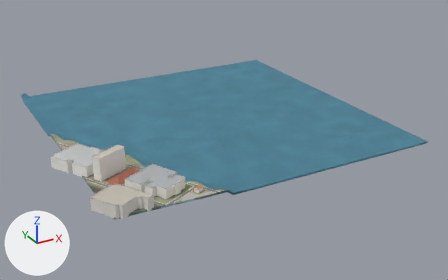
A saved change to the glTF model public/tiles/almada/t_2_4.glb.
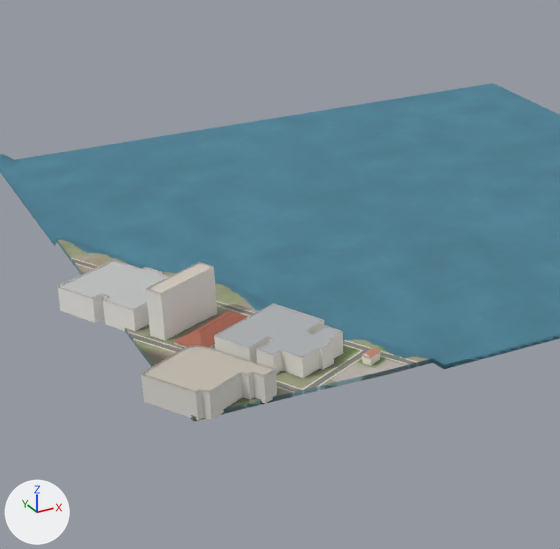
Old and new are each drawn whole from a 50 mm lens placed at (-1082.0, -5688.0, 378.0), pointed at (-630.0, -4866.0, -33.0) and again close up on the part from 5% to 64% of the width and 7% to 100% of the height. Arrows for +X, +Y and +Z are at lower left; the lights stay in place. The last two pictures show the newer version. Where no turn or scale is listed for an object, it has been applied to the vertices. Vertices at exactly the same position are counted once.

Objects in the first close-up: 'buildings', 'terrain'.
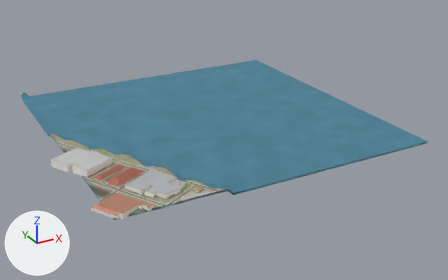
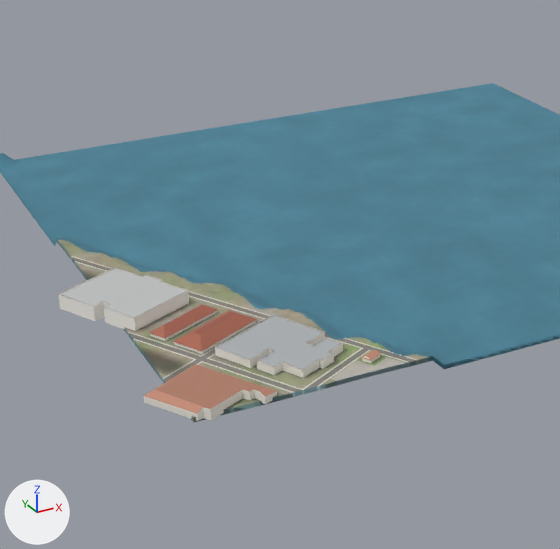
Pixel boxes [x1, y1, x2, y2] of what changed, in the close-ups (560 x 549 px; the box of a moved part takes in the faces that stretch with it):
'terrain', reshaped, moved
    before: [0, 83, 560, 422]
    after: [0, 83, 560, 423]
'buildings', reshaped, moved
    before: [57, 260, 381, 420]
    after: [58, 268, 381, 421]
part 1 of me_terrain, moved or reshaped
    both: [59, 240, 444, 389]
part 2 of me_buildings, moved or reshaped
    before: [57, 260, 169, 331]
    after: [58, 268, 189, 331]
part 3 of me_buildings, moved or reshaped
    before: [173, 313, 224, 347]
    after: [173, 313, 257, 351]
part 4 of me_buildings, moved or reshaped
    before: [214, 303, 343, 378]
    after: [215, 315, 343, 378]
part 5 of me_buildings, moved or reshaped
    before: [362, 347, 380, 366]
    after: [362, 350, 380, 363]
part 6 of me_buildings, moved or reshaped
    before: [362, 348, 381, 358]
    after: [361, 353, 381, 361]
part 7 of me_buildings, rebuilt (52% shorter)
    before: [146, 262, 217, 341]
    after: [150, 304, 217, 341]
part 8 of me_buildings, added (brown)
    after: [174, 310, 256, 354]
part 9 of me_buildings, moved or reshaped
    before: [141, 310, 277, 420]
    after: [143, 309, 277, 421]

What changed in the scene script:
```text
Change me_terrain:
    where me_terrain.from_pydata(...)  # 4348 vertices, 8442 faces; spans x -250.0..250.0, y -250.0..250.0, z -6.0..6.0
    used by ob_terrain; location = (-641.7, -4826.9, -1.9)
    me_terrain part 1: 262 of the vertices in x -250.0..-99.0, y -250.0..28.0, z 0.0..5.0 are moved by (0.0, 0.0, 1.0)
Change me_buildings:
    used by ob_buildings; location = (-843.9, -4980.0, 17.9)
    remove me_buildings.from_pydata(...)  # 239 vertices, 333 faces; spans x -76.0..76.0, y -101.0..101.0, z -18.0..18.0
    add me_buildings.from_pydata(...)  # 325 vertices, 405 faces; spans x -76.0..76.0, y -101.0..101.0, z -6.0..6.0
    me_buildings part 2: the loose piece of 36 vertices spanning x -76.0..-1.0, y 21.0..101.0, z -18.0..0.0 is scaled about its middle by (1, 1, 0.612), then moved by (0.0, 0.0, 9.0)
    me_buildings part 3: the loose piece of 12 vertices spanning x -29.0..28.0, y -28.0..17.0, z -13.0..-12.0 is moved by (0.0, 0.0, 11.0)
    me_buildings part 4: the loose piece of 54 vertices spanning x -11.0..59.0, y -84.0..-10.0, z -18.0..-1.0 is scaled about its middle by (1, 1, 0.431), then moved by (0.0, 0.0, 8.0)
    me_buildings part 5: the loose piece of 20 vertices spanning x 63.0..75.0, y -87.0..-77.0, z -18.0..-9.0 is scaled about its middle by (1, 1.02, 0.606), then moved by (0.0, 0.0, 11.0)
    me_buildings part 6: the loose piece of 12 vertices spanning x 63.0..76.0, y -88.0..-77.0, z -11.0 is moved by (0.0, 0.0, 9.0)
    me_buildings part 7: the loose piece of 12 vertices spanning x -37.0..10.0, y -1.0..32.0, z -17.0..18.0 is rebuilt with 48 vertices and now spans x -37.0..10.0, y -1.0..32.0, z -5.0..3.0
    me_buildings part 8: a new loose piece of 48 vertices spanning x -28.0..27.0, y -28.0..16.0, z -6.0..3.0, in mat_buildings
    me_buildings part 9: 1 vertex moved within x -42.0, y -97.0, z 2.0; 88 vertices removed from x -65.0..27.0, y -101.0..16.0, z -17.0..2.0; 90 vertices added at x -66.0..11.0, y -101.0..33.0, z -5.0..2.0
Change ob_terrain:
    ob_terrain.location: (-641.7, -4826.9, -1.9) -> (-641.7, -4826.9, -2.2)
Change ob_buildings:
    ob_buildings.location: (-843.9, -4980.0, 17.9) -> (-843.9, -4980.0, 7.0)
```
